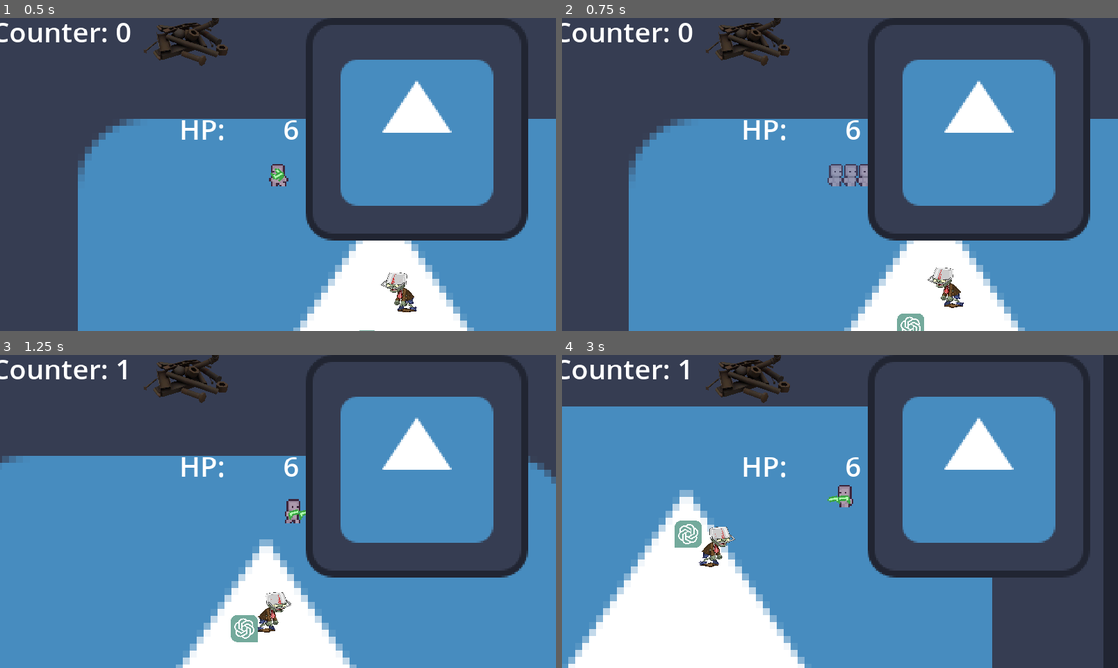
Above: before the commit, frames 1-4 (two rows, left to right).
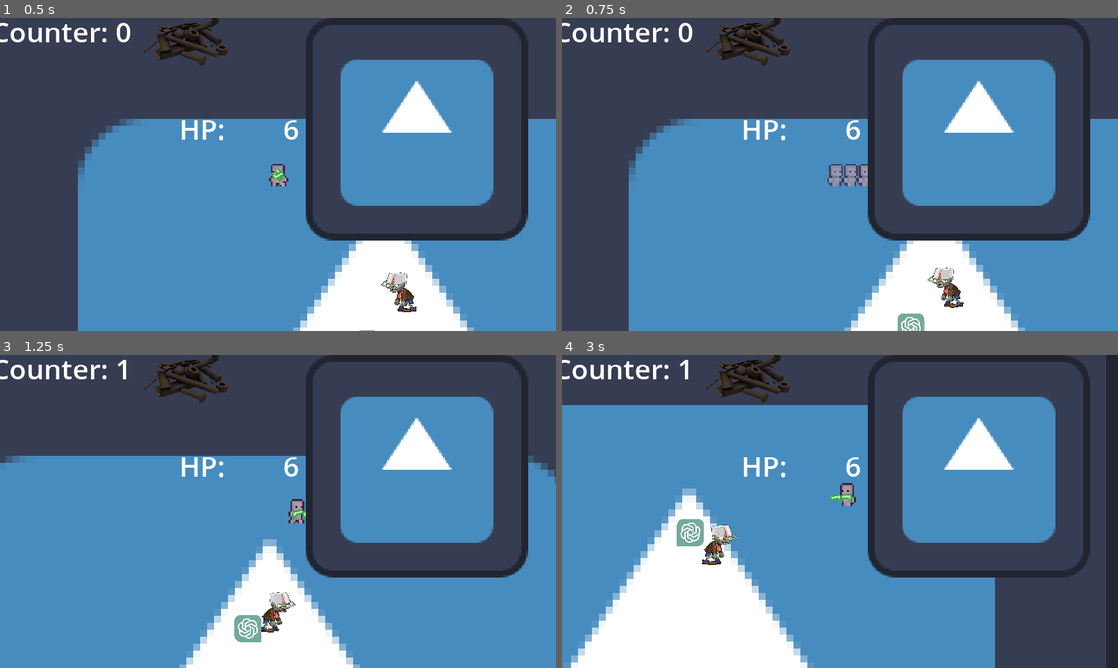
Above: after the commit, the same moments.

Repository: JagersEgo/Robo-rogue-game
Game: Godot game, scene res://Game Level/game_level.tscn
Same seed, same stepped clock (60 frames per second), same inputs: the game is played once before the commit and once after it. The engine's default icon, where the game draws it, is replaced by a stand-in: a white triangle on a blue panel in a dark square.
Inputs (mouse positions are in pixels of both pictures, inside the frame that each line leads up to):
- Up to frame 1 (0.5 s): no input
- Up to frame 2 (0.75 s): move the mouse to (962, 158) at 0.52 s; hold D (right) from 0.53 s (still down); tap Space (dash) at 0.6 s
- Up to frame 3 (1.25 s): keep holding D (right)
- Up to frame 4 (3 s): move the mouse to (728, 527) at 1.27 s; release D (right) at 1.28 s; hold S (down) 1.28-2.03 s; tap Shift (run) at 1.35 s; move the mouse to (895, 442) at 2.02 s; press the mouse at (895, 442) at 2.03 s; hold D (right) 2.03-2.78 s; move the mouse to (812, 574) at 2.77 s; release the mouse at (812, 574) at 2.78 s; hold W (up) from 2.78 s (still down); right-click (812, 574) at 2.85 s

Frame 1 is identical in both runs. In frame 2, 0.1% of the frame differs, in the area x 53-73%, y 46-100%; in frame 3, 1.7%; in frame 4, 2.8%, in the area x 0-98%, y 0-100%.

Commit message:
pp

Diff:
--- a/Characters/Camera2D.gd
+++ b/Characters/Camera2D.gd
@@ -2,7 +2,7 @@
 
 @onready var player = $".."
 var dash_lag : float = 2
-var walk_lag : float = 7
+var walk_lag : float = 6
 
 func _physics_process(_delta):
 	if player.isDashing:
